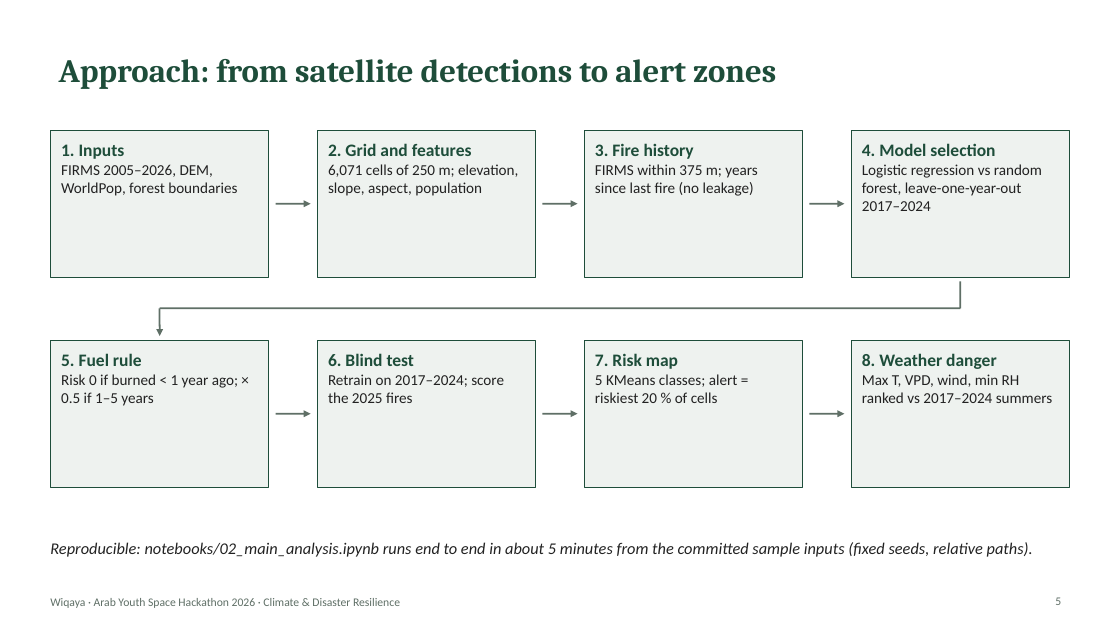
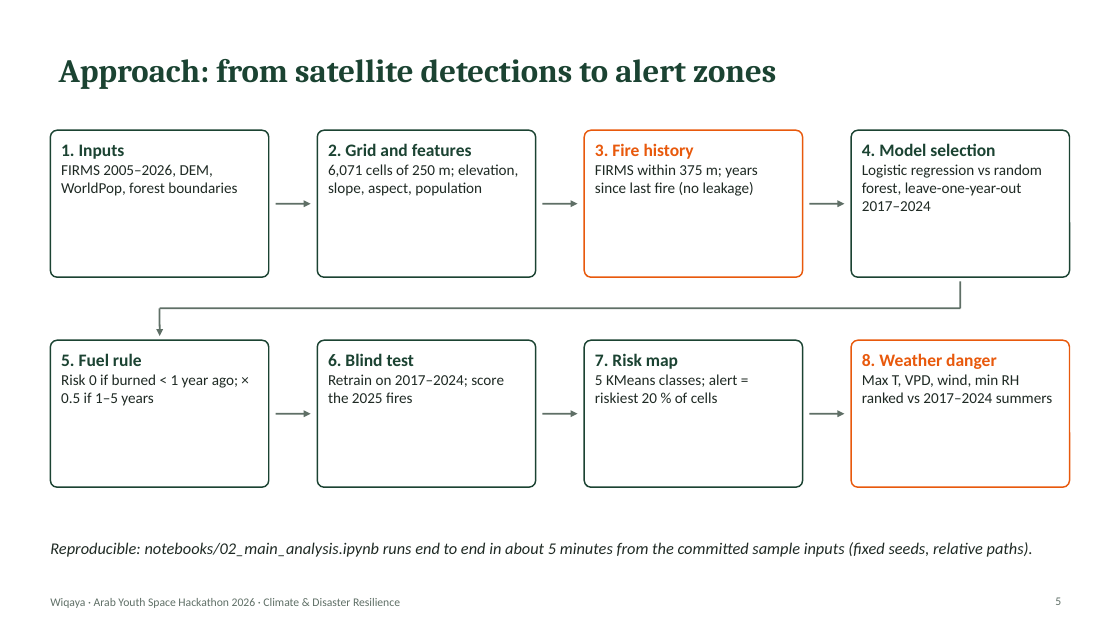
Before and after one commit to SanaeBelfrouh/wiqayagit, a slide deck: slide 5 of docs/slides.pptx. Drawn at 1120x630 pixels with LibreOffice and Linux fonts; fonts in the diff are those of the drawing; background and template pictures are left out. Boxes give left, top, right and bottom in pixels: in the first picture for what was removed or moved away, otherwise in the second. Text is boxed around its words. In the diff, an @@ line names an element or a change of style, - is before the commit and + after.

Commit message:
Slides: forest and space design
Backgrounds generated from the project data: relief of the study area
from the DEM, NASA FIRMS fires and an observation satellite on the
title and closing slides; contour lines and an orbiting satellite on
the content slides; flame icons on the key figures. Every image has
alternative text.

```diff
--- a/docs/slides.pptx
+++ b/docs/slides.pptx
@@ text "1. Inputs" at [61, 144, 237, 196]: text colour #1E4D3A to #1B4332 in "1. Inputs"; text colour #222222 to #1F2A24 in "FIRMS 2005–2026, DEM, WorldPop, forest boundaries" @@
@@ text "2. Grid and features" at [328, 143, 518, 196]: text colour #1E4D3A to #1B4332 in "2. Grid and features"; text colour #222222 to #1F2A24 in "6,071 cells of 250 m; elevation, slope, ..." @@
@@ rounded rectangle at [585, 130, 803, 277]: rectangle to rounded rectangle; fill #EEF2EF to #FFFFFF; outline #1E4D3A 1 pt to #E8590C 1.25 pt @@
@@ text "3. Fire history" at [595, 143, 757, 196]: text colour #1E4D3A to #E8590C in "3. Fire history"; text colour #222222 to #1F2A24 in "FIRMS within 375 m; years since last ..." @@
@@ text "4. Model selection" at [862, 143, 1042, 211]: text colour #1E4D3A to #1B4332 in "4. Model selection"; text colour #222222 to #1F2A24 in "Logistic regression vs random forest, leave-one-year-out 201 ..." @@
@@ text "5. Fuel rule" at [61, 353, 238, 406]: text colour #1E4D3A to #1B4332 in "5. Fuel rule"; text colour #222222 to #1F2A24 in "Risk 0 if burned < 1 year ..." @@
@@ text "6. Blind test" at [328, 353, 504, 403]: text colour #1E4D3A to #1B4332 in "6. Blind test"; text colour #222222 to #1F2A24 in "Retrain on 2017–2024; score the 2025 fires" @@
@@ rectangle to rounded rectangle; fill #EEF2EF to #FFFFFF; outline #1E4D3A 1 pt to #1B4332 1.25 pt in 6 elements at [50, 130, 269, 277], [318, 130, 536, 277], [851, 130, 1070, 277], [50, 340, 269, 487], [318, 340, 536, 487], [585, 340, 803, 487] @@
@@ text "7. Risk map" at [595, 353, 738, 403]: text colour #1E4D3A to #1B4332 in "7. Risk map"; text colour #222222 to #1F2A24 in "5 KMeans classes; alert = riskiest 20 ..." @@
@@ rounded rectangle at [851, 340, 1070, 487]: rectangle to rounded rectangle; fill #EEF2EF to #FFFFFF; outline #1E4D3A 1 pt to #E8590C 1.25 pt @@
@@ text "8. Weather danger" at [862, 353, 1053, 403]: text colour #1E4D3A to #E8590C in "8. Weather danger"; text colour #222222 to #1F2A24 in "Max T, VPD, wind, min RH ranked ..." @@
```
Also in this commit, not shown: 12 other slides changed, 1 other file.
